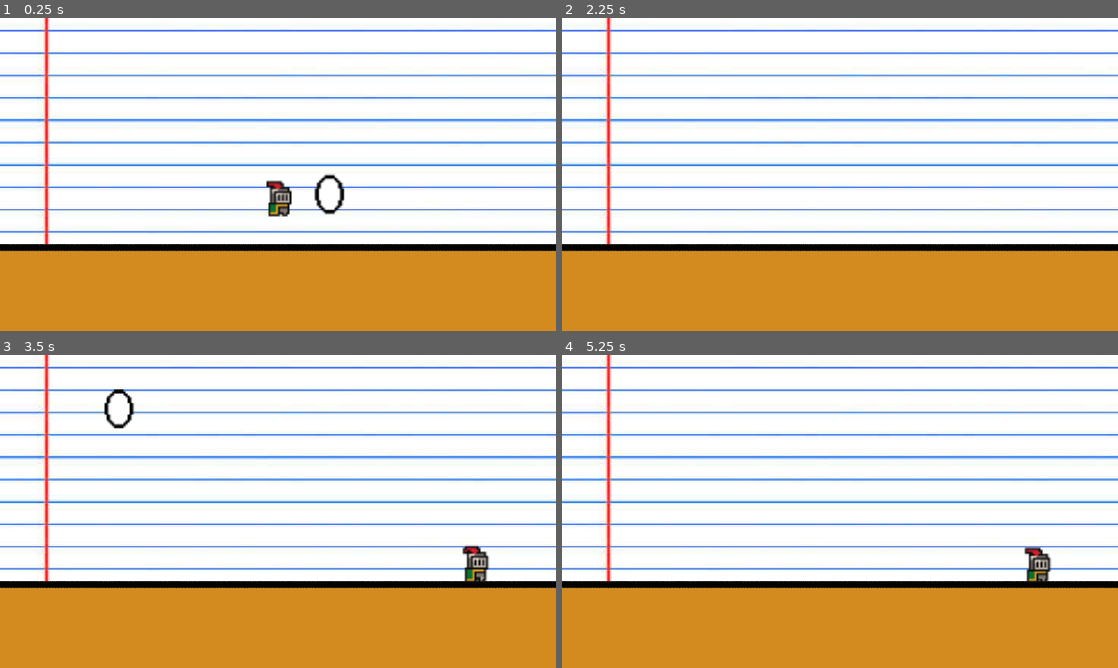
Above: before the commit, frames 1-4 (two rows, left to right).
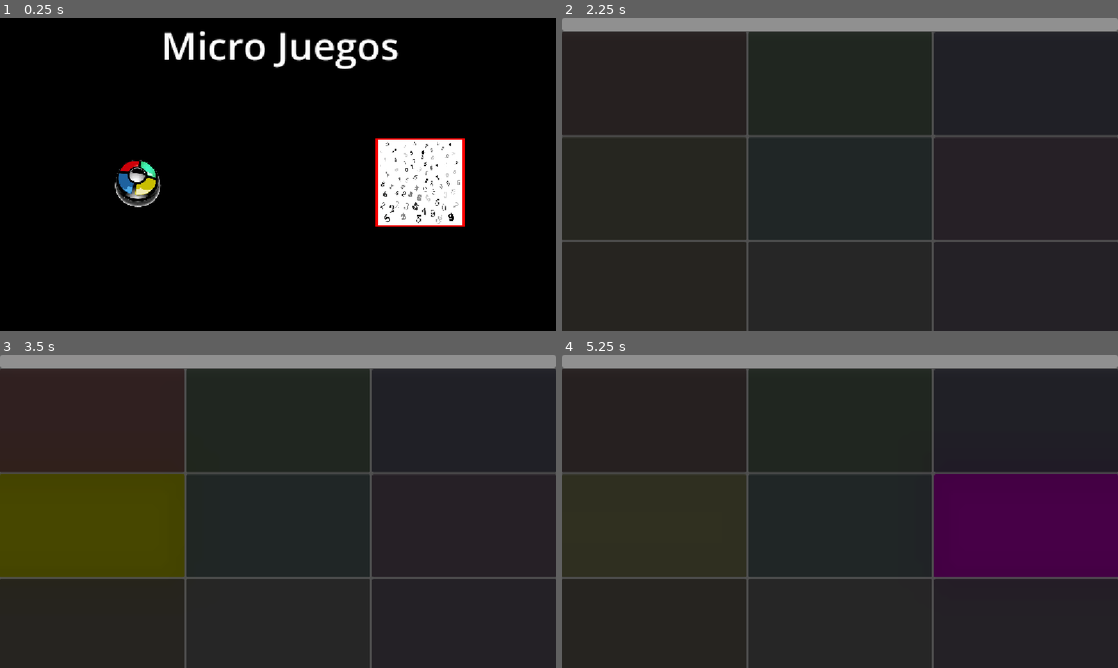
Above: after the commit, the same moments.

Repository: Mochytk/INF377-Microjuegos
Game: Godot game, scene res://Microgames/lluvia-de-notas/scenes/lluvia_de_notas.tscn
Two runs of this game, one before a commit and one after it. Both use one fixed random seed, a clock stepped at 60 frames per second and the inputs below.
Inputs (mouse positions are in pixels of both pictures, inside the frame that each line leads up to):
- Up to frame 1 (0.25 s): no input
- Up to frame 2 (2.25 s): tap Enter (ui_accept) at 0.5, 0.77, 1.52, 2 s; hold Right (ui_right) 0.53-2.03 s; hold Left (ui_left) from 2.03 s (still down)
- Up to frame 3 (3.5 s): release Left (ui_left) at 2.75 s; click (94, 408) at 2.77 s
- Up to frame 4 (5.25 s): click (840, 408) at 3.52 s; click (1023, 408) at 4.27 s; click (656, 511) at 5.02 s

The runs differ from the first frame. In frame 1, 94% of the frame differs, in the area x 0-100%, y 0-100%; in frame 2, 100%; in frame 3, 100%; in frame 4, 100%.

Commit message:
Recuperamos todo

Diff:
--- /dev/null
+++ b/inf-377-microjuegos/Core/core.gd
@@ -0,0 +1,69 @@
+extends Control
+
+@onready var transition_ui = $TransitionUI
+@onready var instruction_label = $TransitionUI/InstructionLabel
+# Asigna aquí las rutas correctas a tus nodos ReferenceRect en el editor
+@onready var border_simon = $TransitionUI/HBoxContainer/IconSimon/BordeRojo
+@onready var border_lluvia = $TransitionUI/HBoxContainer/IconLluvia/BordeRojo
+
+var microgames: Array[String] = [
+	"res://Microgames/Simon_Says/simon_says_microgame.tscn",
+    "res://Microgames/lluvia-de-notas/scenes/lluvia_de_notas.tscn"
+]
+
+var score: int = 0
+var lives: int = 3
+var current_game_instance: Node = null
+
+func _ready() -> void:
+	start_roulette()
+
+func start_roulette() -> void:
+	transition_ui.show()
+	instruction_label.text = "Micro Juegos"
+
+	var borders = [border_simon, border_lluvia]
+	# El número de saltos ahora es aleatorio (entre 5 y 15 veces)
+	var loops = randi_range(5, 15)
+	var delay = 0.15
+	var selected_index = 0
+
+	for i in range(loops):
+		for b in borders:
+			b.hide()
+
+		selected_index = i % borders.size()
+		borders[selected_index].show()
+
+		await get_tree().create_timer(delay).timeout
+		delay *= 0.9
+
+	var chosen_game_path = microgames[selected_index]
+
+	instruction_label.text = "¡PREPÁRATE!"
+	await get_tree().create_timer(0.8).timeout
+
+	for b in borders:
+		b.hide()
+
+	transition_ui.hide()
+	var scene_resource = load(chosen_game_path)
+	current_game_instance = scene_resource.instantiate()
+	add_child(current_game_instance)
+
+func end_microgame(won: bool) -> void:
+	if current_game_instance:
+		current_game_instance.queue_free()
+
+	if won:
+		score += 1
+		print("¡Minijuego superado! Puntaje: ", score)
+	else:
+		lives -= 1
+		print("¡Fallaste! Vidas restantes: ", lives)
+
+	if lives > 0:
+		start_roulette()
+	else:
+		instruction_label.text = "GAME OVER"
+		transition_ui.show()
--- /dev/null
+++ b/inf-377-microjuegos/Core/core.tscn
@@ -0,0 +1,94 @@
+[gd_scene format=3 uid="uid://drjpup85pqric"]
+
+[ext_resource type="Script" uid="uid://dwvnjtviw0hc" path="res://Core/core.gd" id="1_7wmpk"]
+[ext_resource type="Texture2D" uid="uid://diiwkbqft2t4w" path="res://Shared_Assets/png-transparent-simon-clone-game-modern-flat-escape-android-game-video-game-android-removebg-preview.png" id="2_1oq05"]
+[ext_resource type="Texture2D" uid="uid://cim7amyjk0sr1" path="res://Shared_Assets/lluvia_numeros.png" id="3_tjgqf"]
+
+[sub_resource type="LabelSettings" id="LabelSettings_p1uti"]
+font_size = 80
+
+[node name="Core" type="Control" unique_id=309319848]
+layout_mode = 3
+anchors_preset = 15
+anchor_right = 1.0
+anchor_bottom = 1.0
+grow_horizontal = 2
+grow_vertical = 2
+script = ExtResource("1_7wmpk")
+
+[node name="TransitionUI" type="ColorRect" parent="." unique_id=1857654034]
+layout_mode = 1
+anchors_preset = 15
+anchor_right = 1.0
+anchor_bottom = 1.0
+offset_left = 1.0
+offset_right = 15.0
+offset_bottom = 20.0
+grow_horizontal = 2
+grow_vertical = 2
+color = Color(0, 0, 0, 1)
+
+[node name="InstructionLabel" type="Label" parent="TransitionUI" unique_id=1681848990]
+layout_mode = 1
+anchors_preset = -1
+anchor_right = 0.49
+anchor_bottom = 0.50100005
+offset_top = 1.0
+offset_right = 588.66
+offset_bottom = 325.33197
+grow_horizontal = 2
+grow_vertical = 2
+text = "MicroJuegos"
+label_settings = SubResource("LabelSettings_p1uti")
+horizontal_alignment = 1
+
+[node name="HBoxContainer" type="HBoxContainer" parent="TransitionUI" unique_id=672621087]
+layout_mode = 1
+anchors_preset = 15
+anchor_right = 1.0
+anchor_bottom = 1.0
+offset_left = -6.0
+offset_top = 7.0
+offset_right = -6.0
+offset_bottom = 7.0
+grow_horizontal = 2
+grow_vertical = 2
+
+[node name="IconSimon" type="TextureRect" parent="TransitionUI/HBoxContainer" unique_id=1387835927]
+custom_minimum_size = Vector2(180, 180)
+layout_mode = 2
+size_flags_horizontal = 6
+size_flags_vertical = 4
+texture = ExtResource("2_1oq05")
+expand_mode = 1
+stretch_mode = 5
+flip_h = true
+
+[node name="BordeRojo" type="ReferenceRect" parent="TransitionUI/HBoxContainer/IconSimon" unique_id=1164100601]
+layout_mode = 1
+anchors_preset = 15
+anchor_right = 1.0
+anchor_bottom = 1.0
+grow_horizontal = 2
+grow_vertical = 2
+border_width = 5.0
+editor_only = false
+
+[node name="IconLluvia" type="TextureRect" parent="TransitionUI/HBoxContainer" unique_id=213811936]
+custom_minimum_size = Vector2(180, 180)
+layout_mode = 2
+size_flags_horizontal = 6
+size_flags_vertical = 4
+texture = ExtResource("3_tjgqf")
+expand_mode = 1
+stretch_mode = 5
+
+[node name="BordeRojo" type="ReferenceRect" parent="TransitionUI/HBoxContainer/IconLluvia" unique_id=1430963069]
+layout_mode = 1
+anchors_preset = 15
+anchor_right = 1.0
+anchor_bottom = 1.0
+grow_horizontal = 2
+grow_vertical = 2
+border_width = 5.0
+editor_only = false
--- /dev/null
+++ b/inf-377-microjuegos/Microgames/Simon_Says/simon_says_microgame.gd
@@ -0,0 +1,84 @@
+extends Control
+
+@onready var grid = $GridContainer
+@onready var buttons = grid.get_children()
+@onready var timer_bar = $ProgressBar
+@onready var game_over_ui = $GameOverUI
+@onready var heart_icon = $GameOverUI/HeartIcon # Asegúrate de que los nombres coincidan
+
+var sequence: Array = []
+var player_step: int = 0
+var is_player_turn: bool = false
+var time_left: float = 3.0
+
+var button_colors: Array[Color] = [
+	Color.RED, Color.GREEN, Color.BLUE, Color.YELLOW, Color.CYAN,
+	Color.MAGENTA, Color.ORANGE, Color.WHITE, Color.PURPLE
+]
+
+func _ready() -> void:
+	game_over_ui.hide()
+	timer_bar.max_value = 3.0
+	timer_bar.value = 3.0
+
+	for i in range(buttons.size()):
+		buttons[i].pressed.connect(_on_button_pressed.bind(i))
+		buttons[i].modulate = button_colors[i].darkened(0.6)
+
+	start_microgame()
+
+func _process(delta: float) -> void:
+	if is_player_turn and time_left > 0:
+		time_left -= delta
+		timer_bar.value = time_left
+		if time_left <= 0:
+			lose_game()
+
+func start_microgame() -> void:
+	sequence.clear()
+	player_step = 0
+	for i in range(5):
+		sequence.append(randi() % buttons.size())
+	show_sequence()
+
+func show_sequence() -> void:
+	is_player_turn = false
+	await get_tree().create_timer(0.5).timeout
+
+	for index in sequence:
+		await flash_button(index, 0.5)
+		await get_tree().create_timer(0.3).timeout
+
+	time_left = 3.0 # Segundos que tiene el jugador para completar todo
+	is_player_turn = true
+
+func flash_button(index: int, time: float) -> void:
+	var btn = buttons[index]
+	# Al multiplicar el color por un valor > 1, el WorldEnvironment lo hace brillar
+	btn.modulate = button_colors[index] * 2.5
+
+	await get_tree().create_timer(time).timeout
+	btn.modulate = button_colors[index].darkened(0.6)
+
+func _on_button_pressed(index: int) -> void:
+	if not is_player_turn:
+		return
+
+	flash_button(index, 0.2)
+
+	if index == sequence[player_step]:
+		player_step += 1
+		if player_step >= sequence.size():
+			win_game()
+	else:
+		lose_game()
+
+func win_game() -> void:
+	is_player_turn = false
+	# get_parent() llama al Core y ejecuta su función
+	get_parent().end_microgame(true)
+
+func lose_game() -> void:
+	is_player_turn = false
+	# get_parent() llama al Core y ejecuta su función
+	get_parent().end_microgame(false)
--- /dev/null
+++ b/inf-377-microjuegos/Microgames/Simon_Says/simon_says_microgame.tscn
@@ -0,0 +1,101 @@
+[gd_scene format=3 uid="uid://bm44488j8uxuv"]
+
+[ext_resource type="Script" uid="uid://clapu3s4ph3am" path="res://Microgames/Simon_Says/simon_says_microgame.gd" id="1_qn4h8"]
+
+[sub_resource type="Environment" id="Environment_p1uti"]
+background_mode = 3
+glow_enabled = true
+glow_intensity = 1.54
+glow_bloom = 0.11
+
+[node name="SimonSaysMicrogame" type="Control" unique_id=900250134]
+layout_mode = 3
+anchors_preset = 15
+anchor_right = 1.0
+anchor_bottom = 1.0
+grow_horizontal = 2
+grow_vertical = 2
+script = ExtResource("1_qn4h8")
+
+[node name="GridContainer" type="GridContainer" parent="." unique_id=942863412]
+layout_mode = 1
+anchors_preset = 15
+anchor_right = 1.0
+anchor_bottom = 1.0
+grow_horizontal = 2
+grow_vertical = 2
+offset_transform_enabled = true
+offset_transform_position = Vector2(0, 29.05)
+columns = 3
+
+[node name="Boton 1" type="Button" parent="GridContainer" unique_id=1551624183]
+layout_mode = 2
+size_flags_horizontal = 3
+size_flags_vertical = 3
+
+[node name="Boton 2" type="Button" parent="GridContainer" unique_id=1298149697]
+layout_mode = 2
+size_flags_horizontal = 3
+size_flags_vertical = 3
+
+[node name="Boton 3" type="Button" parent="GridContainer" unique_id=116316766]
+layout_mode = 2
+size_flags_horizontal = 3
+size_flags_vertical = 3
+
+[node name="Boton 4" type="Button" parent="GridContainer" unique_id=2012670993]
+layout_mode = 2
+size_flags_horizontal = 3
+size_flags_vertical = 3
+
+[node name="Boton 5" type="Button" parent="GridContainer" unique_id=2034060818]
+layout_mode = 2
+size_flags_horizontal = 3
+size_flags_vertical = 3
+
+[node name="Boton 6" type="Button" parent="GridContainer" unique_id=529227110]
+layout_mode = 2
+size_flags_horizontal = 3
+size_flags_vertical = 3
+
+[node name="Boton 7" type="Button" parent="GridContainer" unique_id=1402597637]
+layout_mode = 2
+size_flags_horizontal = 3
+size_flags_vertical = 3
+
+[node name="Boton 8" type="Button" parent="GridContainer" unique_id=980379561]
+layout_mode = 2
+size_flags_horizontal = 3
+size_flags_vertical = 3
+
+[node name="Boton 9" type="Button" parent="GridContainer" unique_id=879108239]
+layout_mode = 2
+size_flags_horizontal = 3
+size_flags_vertical = 3
+
+[node name="WorldEnvironment" type="WorldEnvironment" parent="." unique_id=339634108]
+environment = SubResource("Environment_p1uti")
+
+[node name="GameOverUI" type="Control" parent="." unique_id=1403461262]
+visible = false
+anchors_preset = 0
+offset_right = 1154.0
+offset_bottom = 641.0
+
+[node name="GameOver" type="TextureRect" parent="GameOverUI" unique_id=1685103798]
+layout_mode = 0
+offset_right = 40.0
+offset_bottom = 40.0
+
+[node name="HeartIcon" type="TextureRect" parent="GameOverUI" unique_id=1782577528]
+layout_mode = 0
+offset_right = 40.0
+offset_bottom = 40.0
+
+[node name="ProgressBar" type="ProgressBar" parent="." unique_id=1747353785]
+layout_mode = 1
+anchors_preset = 10
+anchor_right = 1.0
+offset_bottom = 27.0
+grow_horizontal = 2
+show_percentage = false
--- a/inf-377-microjuegos/Microgames/lluvia-de-notas/scenes/lluvia_de_notas.tscn
+++ b/inf-377-microjuegos/Microgames/lluvia-de-notas/scenes/lluvia_de_notas.tscn
@@ -9,15 +9,20 @@
 [sub_resource type="GDScript" id="GDScript_xo5yo"]
 script/source = "extends Node2D
 
+var game_ended: bool = false
 
-# Called when the node enters the scene tree for the first time.
 func _ready() -> void:
-	pass # Replace with function body.
+	# Tiempo límite de supervivencia al estilo WarioWare
+	await get_tree().create_timer(4.0).timeout
+	if not game_ended:
+		game_ended = true
+		get_parent().end_microgame(true)
 
-
-# Called every frame. 'delta' is the elapsed time since the previous frame.
-func _process(delta: float) -> void:
-	pass
+# Esta función la llamará el spawner si chocamos con un \"cero\"
+func game_over() -> void:
+	if not game_ended:
+		game_ended = true
+		get_parent().end_microgame(false)
 "
 
 [sub_resource type="WorldBoundaryShape2D" id="WorldBoundaryShape2D_8dto7"]
--- a/inf-377-microjuegos/Microgames/lluvia-de-notas/scripts/spawn-notas.gd
+++ b/inf-377-microjuegos/Microgames/lluvia-de-notas/scripts/spawn-notas.gd
@@ -2,13 +2,12 @@
 
 const cienn = preload("res://Microgames/lluvia-de-notas/scenes/cien.tscn")
 const ceroo = preload("res://Microgames/lluvia-de-notas/scenes/cero.tscn")
-
 var random = RandomNumberGenerator.new()
 var valid = true
-
+var game_ended = true
 func _ready() -> void:
 	random.randomize()
-	await get_tree().create_timer(3.0).timeout
+	# Eliminamos el retraso de 3 segundos para que inicie de inmediato
 	spawn()
 
 func GetRandomPos() -> Vector2:
@@ -18,24 +17,31 @@
 func spawn():
 	while valid:
 		var i = random.randi_range(0, 1)
-
 		if i == 0:
 			var cero_spawn = ceroo.instantiate()
 			cero_spawn.position = GetRandomPos()
-
 			cero_spawn.colision_cero.connect(_on_cero_colision_cero)
-
 			add_child(cero_spawn)
 		else:
 			var cien_spawn = cienn.instantiate()
 			cien_spawn.position = GetRandomPos()
 			add_child(cien_spawn)
 
-		await get_tree().create_timer(5.0).timeout
-
-
+		# Reducido de 5.0 a 0.5 segundos para que sea un desafío rápido
+		await get_tree().create_timer(0.5).timeout
 
 func _on_cero_colision_cero() -> void:
 	valid = false
 	get_tree().change_scene_to_file("res://Microgames/lluvia-de-notas/scenes/game_over.tscn")
 	print("perdiste")
+	game_ended = false
+	# Avisamos de la derrota a la escena principal
+	get_parent().game_over()
+
+
+
+# Esta función la llamará el spawner si chocamos
+func game_over() -> void:
+	if not game_ended:
+		game_ended = true
+		get_parent().end_microgame(false)
--- a/inf-377-microjuegos/project.godot
+++ b/inf-377-microjuegos/project.godot
@@ -12,6 +12,7 @@
 
 config/name="INF377-Microjuegos"
 run/main_scene="uid://dp1pybakcmlfh"
+run/main_scene="uid://drjpup85pqric"
 config/features=PackedStringArray("4.7", "GL Compatibility")
 config/icon="res://icon.svg"
 
Not shown, added: inf-377-microjuegos/Core/core.gd.uid
Not shown, added: inf-377-microjuegos/Microgames/Simon_Says/simon_says_microgame.gd.uid
Binary file added: inf-377-microjuegos/Shared_Assets/game_over.jpeg
Not shown, added: inf-377-microjuegos/Shared_Assets/game_over.jpeg.import
Binary file added: inf-377-microjuegos/Shared_Assets/lluvia_numeros.png
Not shown, added: inf-377-microjuegos/Shared_Assets/lluvia_numeros.png.import
Binary file added: inf-377-microjuegos/Shared_Assets/png-clipart-undertale-heart-games-undertale.png
Not shown, added: inf-377-microjuegos/Shared_Assets/png-clipart-undertale-heart-games-undertale.png.import
Binary file added: inf-377-microjuegos/Shared_Assets/png-transparent-simon-clone-game-modern-flat-escape-android-game-video-game-android-removebg-preview.png
Not shown, added: inf-377-microjuegos/Shared_Assets/png-transparent-simon-clone-game-modern-flat-escape-android-game-video-game-android-removebg-preview.png.import
Binary file added: inf-377-microjuegos/Shared_Assets/png-transparent-simon-clone-game-modern-flat-escape-android-game-video-game-android.png
Not shown, added: inf-377-microjuegos/Shared_Assets/png-transparent-simon-clone-game-modern-flat-escape-android-game-video-game-android.png.import
(and 13 more such lines)
